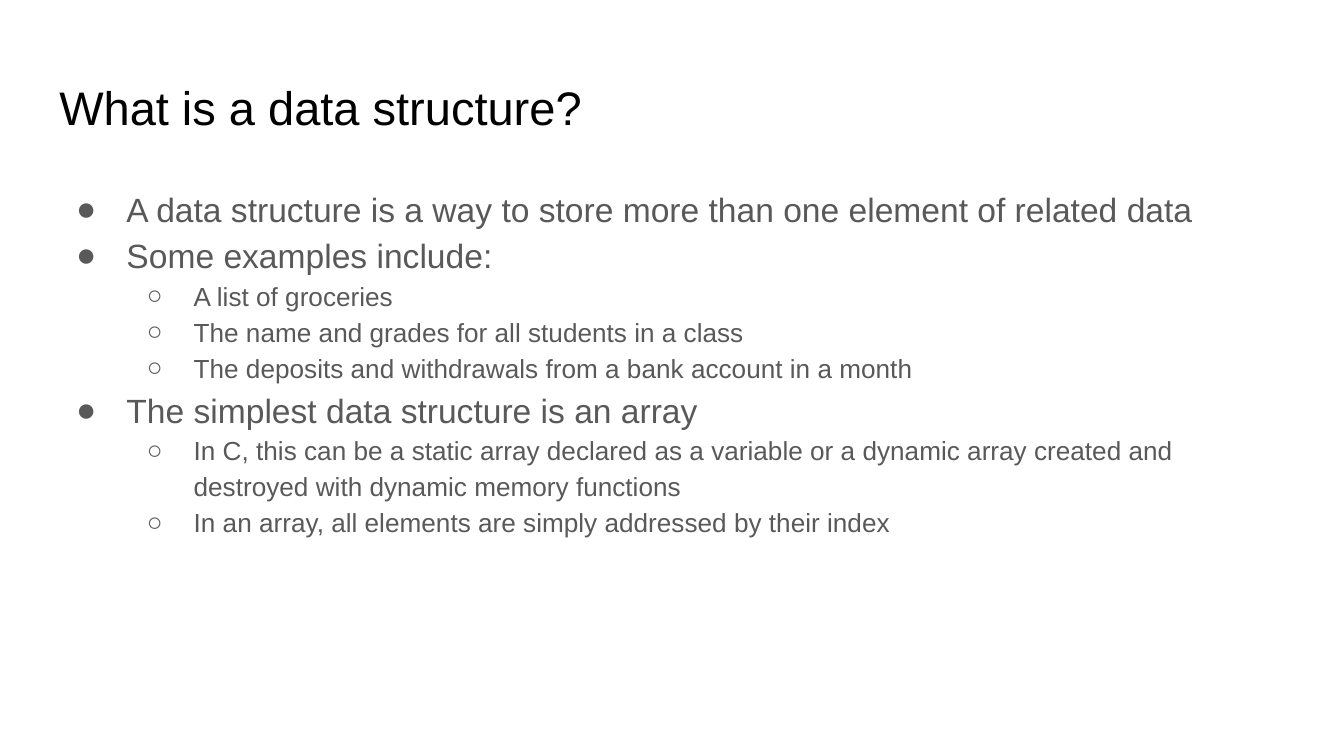
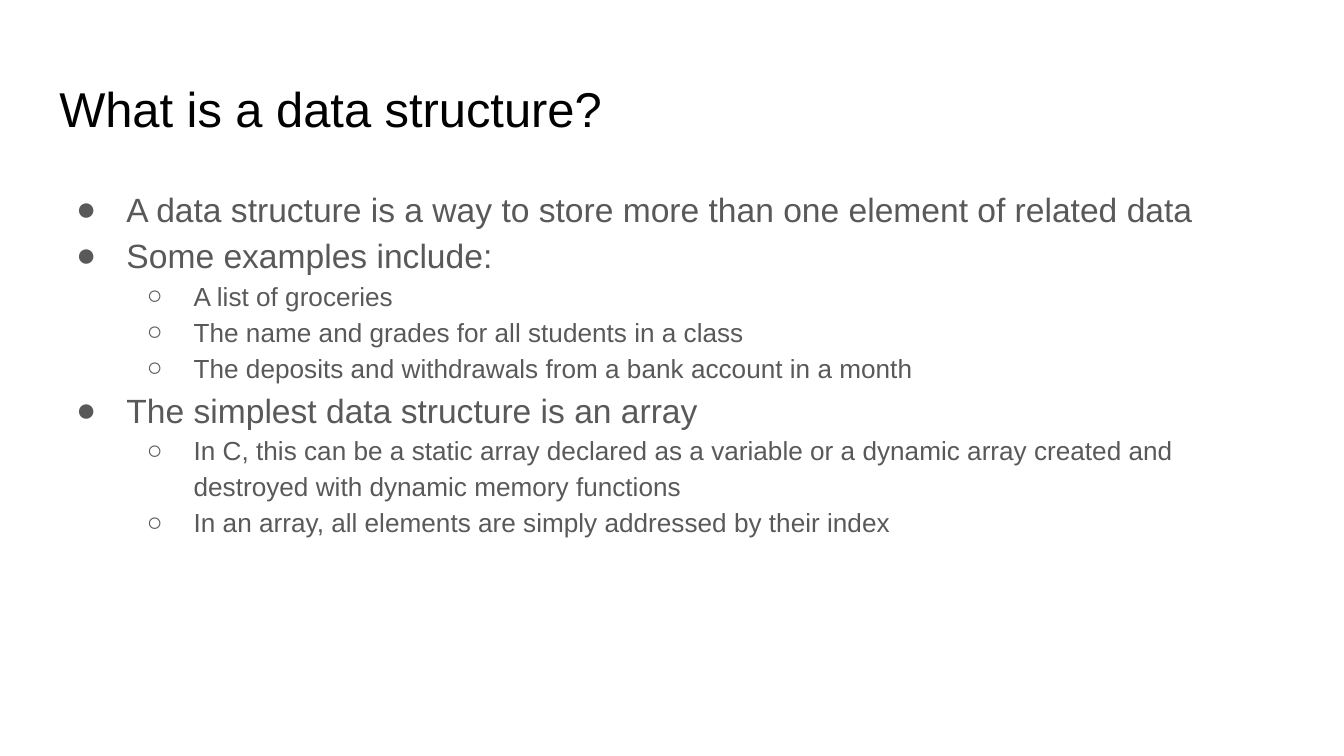
Before and after one commit to brian-card/data-structures, a slide deck: slide 2 of Data Structures in C.pptx. Drawn at 1344x756 pixels with LibreOffice and Linux fonts; fonts in the diff are those of the drawing. Boxes give left, top, right and bottom in pixels: in the first picture for what was removed or moved away, otherwise in the second. Text is boxed around its words. In the diff, an @@ line names an element or a change of style, - is before the commit and + after.

```diff
--- a/Data Structures in C.pptx
+++ b/Data Structures in C.pptx
@@ title "What is a data structure?" at bbox=[59, 91, 602, 128]: size 25.2 to 26.2 pt @@
```
Also in this commit, not shown: 6 other slides changed.
